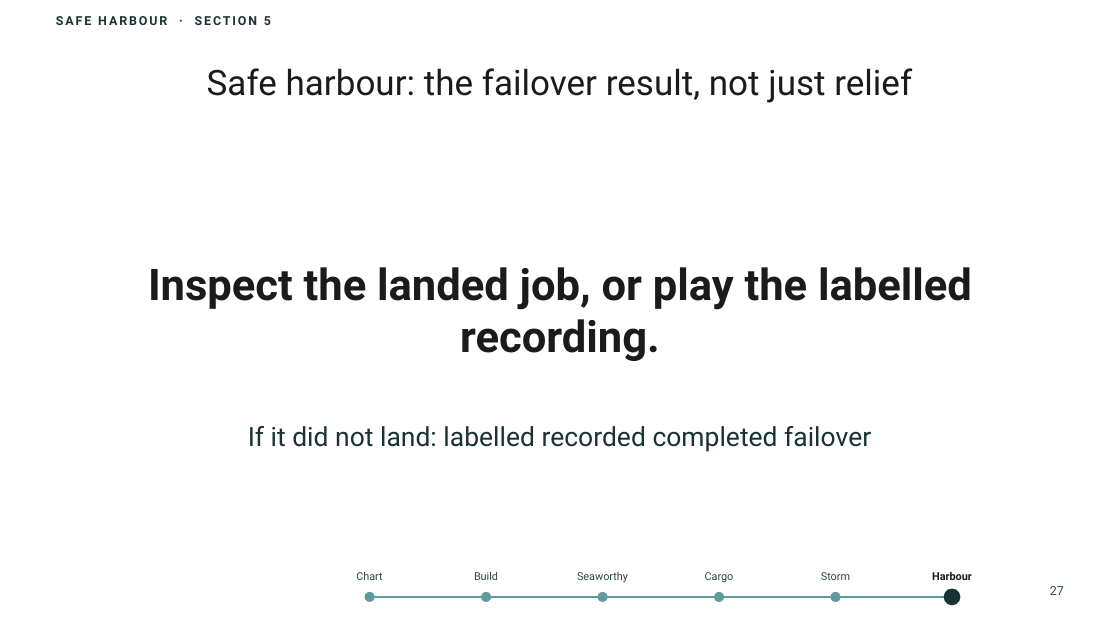
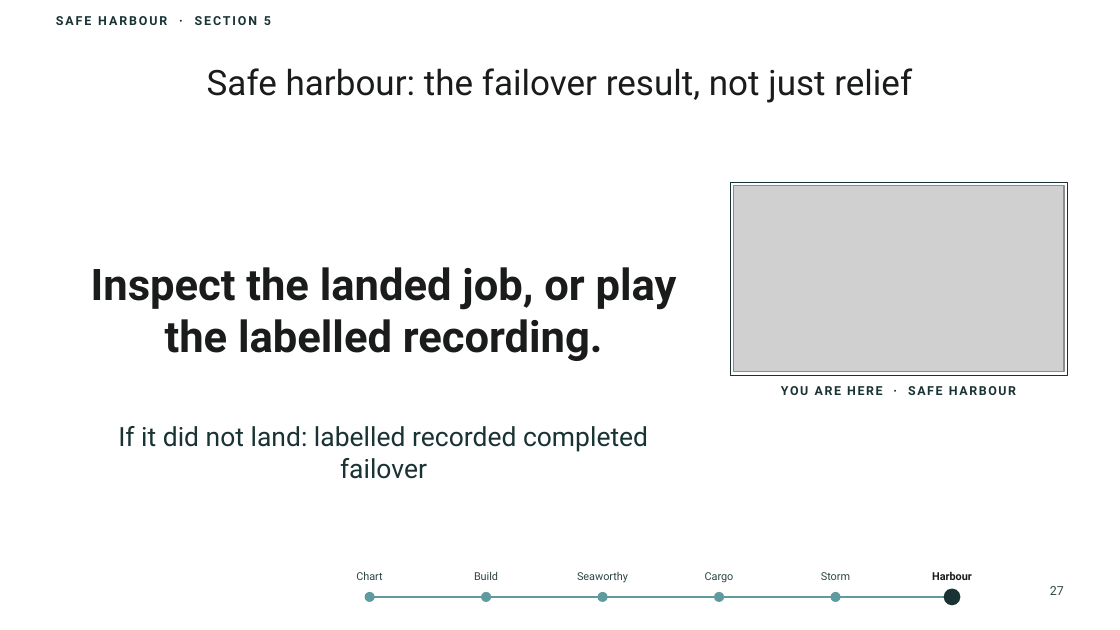
Before and after one commit to thisismydemo/nic2026_azl, a slide deck: slide 27 of presentation/Azure_Local_Discovery_to_Day2_NIC2026.pptx. Drawn at 1120x630 pixels with LibreOffice and Linux fonts; fonts in the diff are those of the drawing; grey boxes stand for pictures; background and template pictures are left out. Boxes give left, top, right and bottom in pixels: in the first picture for what was removed or moved away, otherwise in the second. Text is boxed around its words. In the diff, an @@ line names an element or a change of style, - is before the commit and + after.

```diff
--- a/presentation/Azure_Local_Discovery_to_Day2_NIC2026.pptx
+++ b/presentation/Azure_Local_Discovery_to_Day2_NIC2026.pptx
@@ text "Inspect the landed job, or ..." rewrapped from (x1=148, y1=267, x2=972, y2=361) to (x1=91, y1=267, x2=677, y2=361) @@
@@ rectangle added at (x1=730, y1=183, x2=1067, y2=375), outline #193233 0.75 pt @@
@@ picture added at (x1=734, y1=186, x2=1064, y2=372) @@
@@ text added at (x1=781, y1=386, x2=1016, y2=395), 8 pt, text #193233, bold @@
+YOU ARE HERE · SAFE HARBOUR
@@ text "If it did not land: ..." rewrapped from (x1=248, y1=426, x2=871, y2=452) to (x1=118, y1=426, x2=648, y2=479) @@
```
Also in this commit, not shown: 20 other slides changed, 1 slide added, 1 slide removed, 1 other file.
